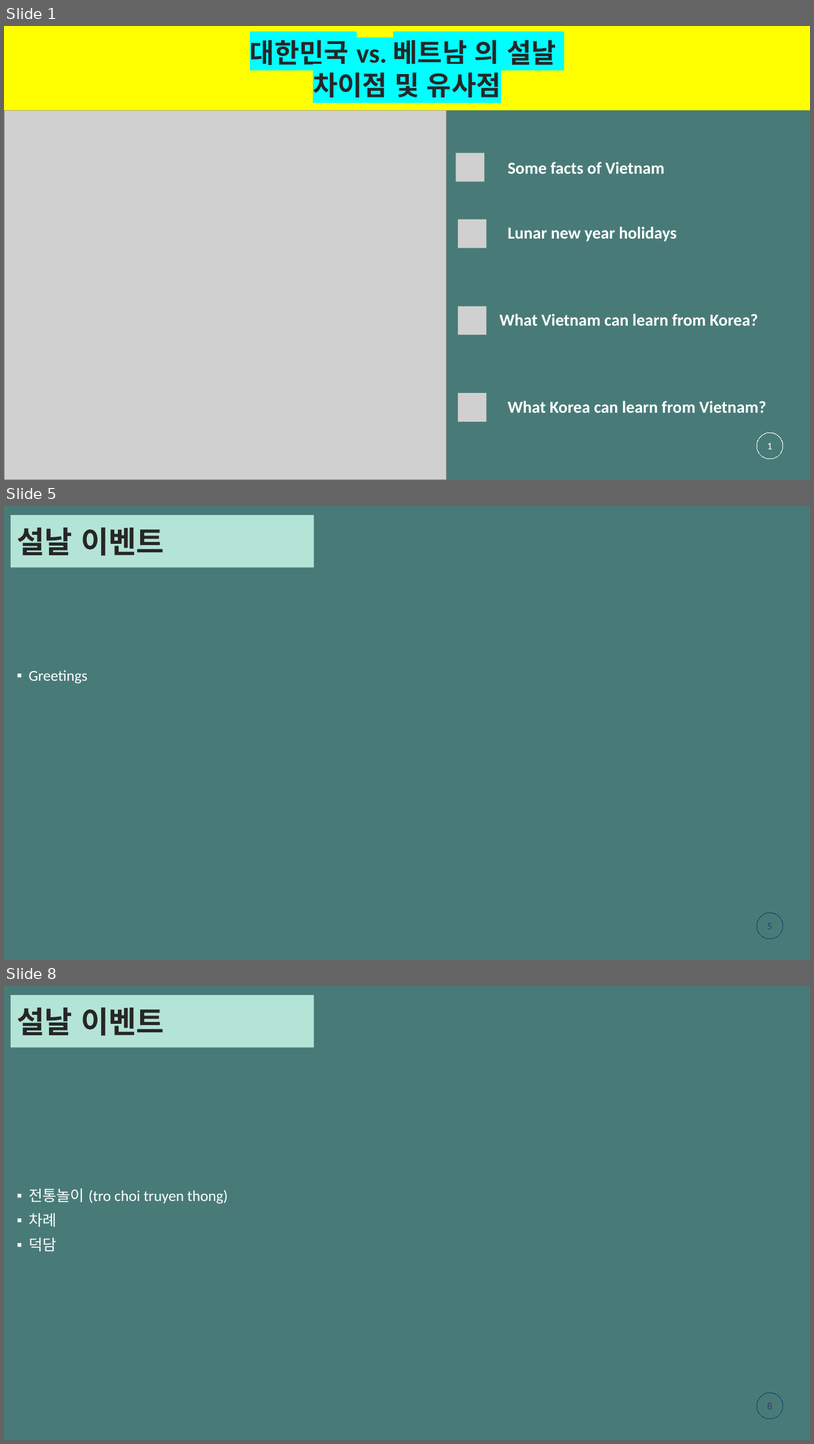
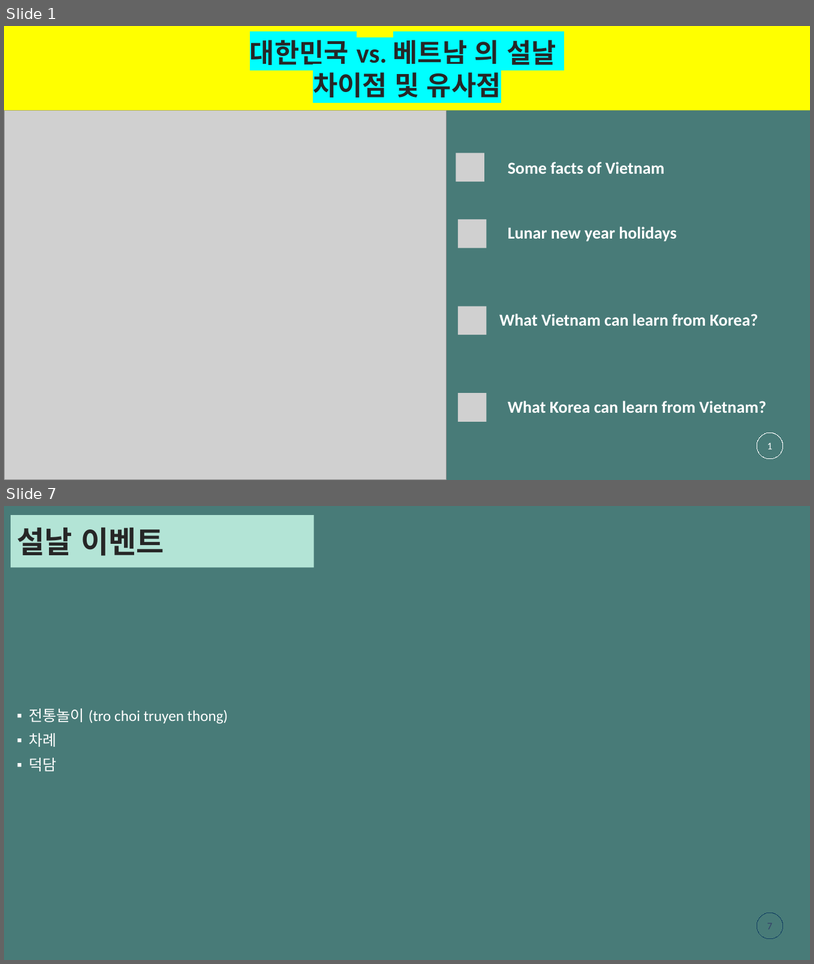
Before and after one commit to gemmanguen/Tetholidays, a slide deck: mducng_VN-KR.pptx. Shown one above the other, each under a label of ours: slides 1, 5 and 8 before the commit, slides 1 and 7 after it; the slides between them are not shown. The pictures are 814x1444 and 814x964 pixels, drawn with LibreOffice and Linux fonts; fonts in the diff are those of the drawing; grey boxes stand for pictures. Boxes give left, top, right and bottom in pixels: in the first picture for what was removed or moved away, otherwise in the second. Text is boxed around its words. In the diff, an @@ line names an element or a change of style, - is before the commit and + after.

```diff
--- a/mducng_VN-KR.pptx
+++ b/mducng_VN-KR.pptx
@@ slide 5 removed at [4,506,810,960], background #487B78 @@
@@ rectangle removed at [11,515,314,568] @@
-설날 이벤트
@@ text removed at [29,670,87,684] @@
-▪ Greetings
@@ page number removed at [757,913,783,939] @@
-5
@@ what was slide 8 is now slide 7 @@
@@ page number at [768,922,773,929]: text changed @@
-8
+7
```
Also in this commit, not shown: 6 slides changed.
